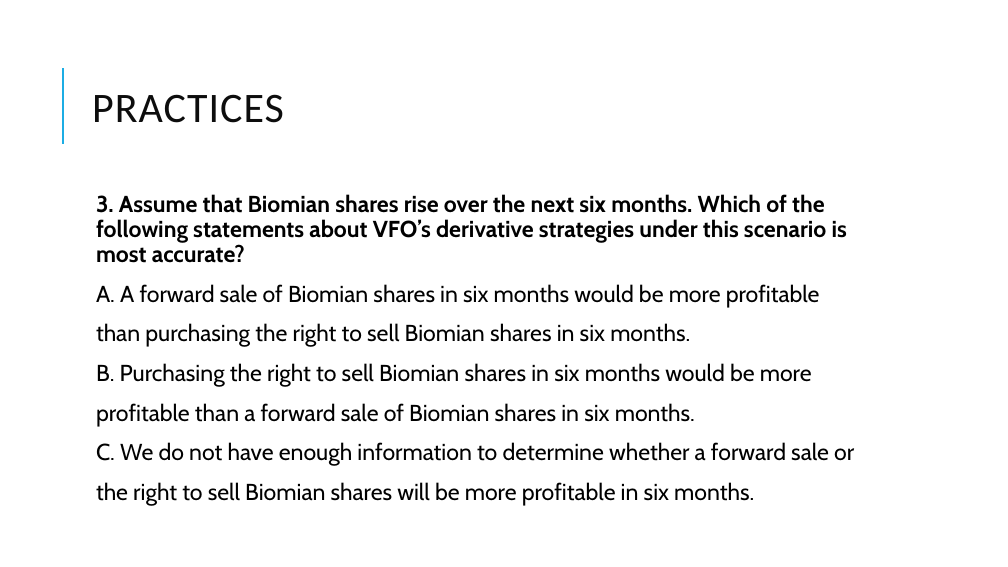
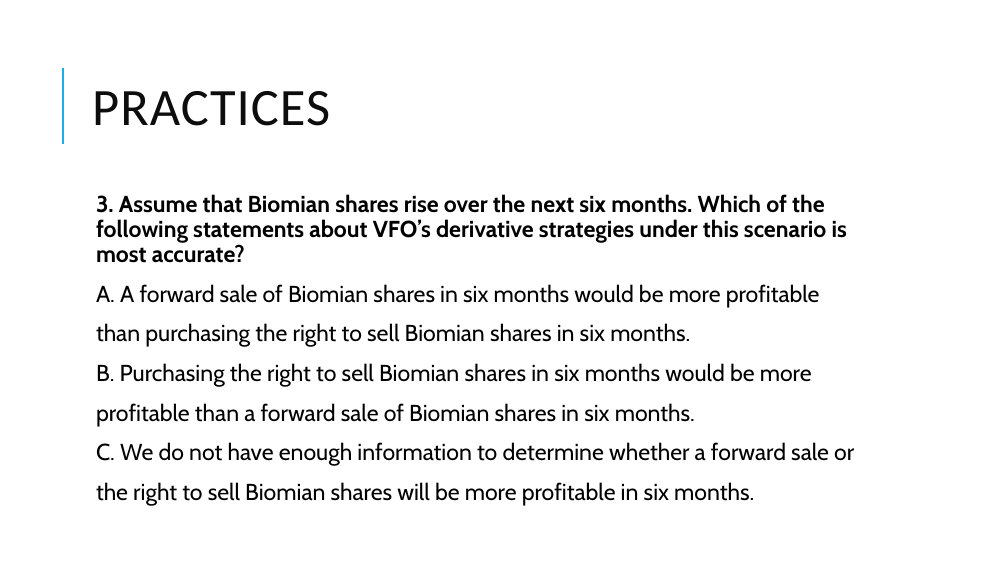
Before and after one commit to Isco0530/data, a slide deck: slide 43 of Derivatives.pptx. Drawn at 1008x567 pixels with LibreOffice and Linux fonts; fonts in the diff are those of the drawing; background and template pictures are left out. Boxes give left, top, right and bottom in pixels: in the first picture for what was removed or moved away, otherwise in the second. Text is boxed around its words. In the diff, an @@ line names an element or a change of style, - is before the commit and + after.

```diff
--- a/Derivatives.pptx
+++ b/Derivatives.pptx
@@ title "PRACTICES" at box(92, 91, 330, 126): size 40 to 50 pt @@
```
Also in this commit, not shown: 7 other slides changed.
